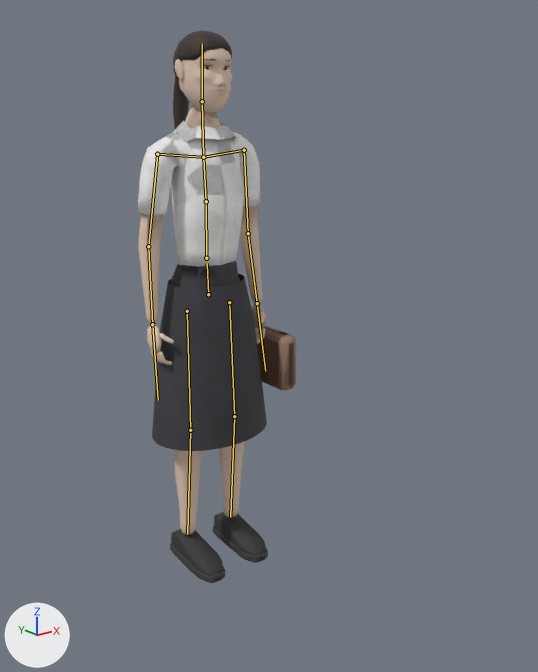
An edit to the FBX model Assets/Models/ThaiBobaShop/Characters/NPC_UniStudent.fbx, drawn before and after from the same camera.
Before and after are seen from a 50 mm camera at (-1.268, -1.888, 1.49) aimed at (0.064, -0.223, 0.824). Lighting does not change. The marker at lower left points along +X, +Y and +Z. The older version comes first. The bones that change, and the others that lie on the model, are drawn over the model as lines.

Names of what the first picture shows: 'NPC_UniStudent', 'NPC_UniStudent_LOD1'.
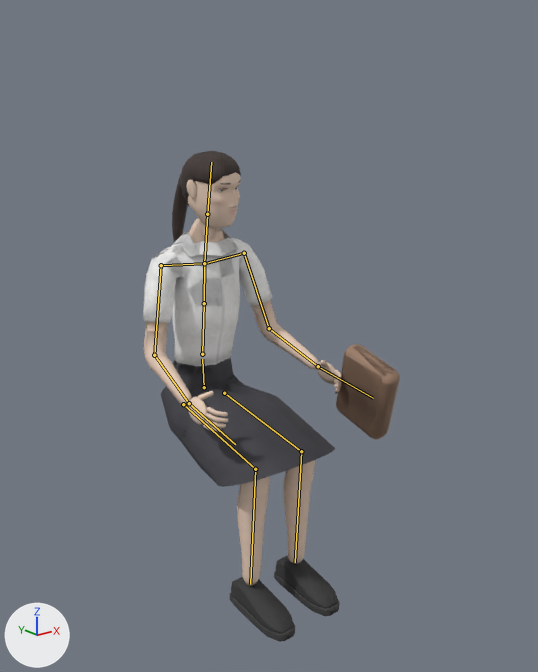
The newer file adds an action. The first version stands in its rest pose; the second is drawn at frame 37 of the action 'Sit'.

What the commit changed:
Bone 'Hips' (bone_hips) moves from (0.0, 0.0, 0.0) to (0.0, -0.321, -0.049).
Bone 'Spine' (bone_spine) turns from (0, 0, 0) to (4, 0, 0) degrees about its own x, y and z.
Bone 'Chest' (bone_chest) turns from (0, 0, 0) to (4, 0, 0) degrees about its own x, y and z.
Bone 'Head' (bone_head) turns from (0, 0, 0) to (-1, 14, -1) degrees about its own x, y and z.
Bone 'UpperArm.L' (bone_upperarm_l) turns from (0, 0, 0) to (-22, -4, -10) degrees about its own x, y and z.
Bone 'LowerArm.L' (bone_lowerarm_l) turns from (0, 0, 0) to (-48, -4, -2) degrees about its own x, y and z.
Bone 'Hand.L' (bone_hand_l) turns from (0, 0, 0) to (-10, 0, 0) degrees about its own x, y and z.
Bone 'UpperArm.R' (bone_upperarm_r) turns from (0, 0, 0) to (-22, 4, 10) degrees about its own x, y and z.
Bone 'LowerArm.R' (bone_lowerarm_r) turns from (0, 0, 0) to (-48, 4, 2) degrees about its own x, y and z.
Bone 'Hand.R' (bone_hand_r) turns from (0, 0, 0) to (-10, 0, 0) degrees about its own x, y and z.
Bone 'UpperLeg.L' (bone_upperleg_l) turns from (0, 0, 0) to (-78, -2, 0) degrees about its own x, y and z.
Bone 'LowerLeg.L' (bone_lowerleg_l) turns from (0, 0, 0) to (77, 0, 0) degrees about its own x, y and z.
Bone 'UpperLeg.R' (bone_upperleg_r) turns from (0, 0, 0) to (-78, 2, 0) degrees about its own x, y and z.
Bone 'LowerLeg.R' (bone_lowerleg_r) turns from (0, 0, 0) to (77, 0, 0) degrees about its own x, y and z.

Changed parts and their boxes (x1, y1, x2, y2) in the pictures (538 x 672 px):
'NPC_UniStudent', posed (62% wider, 11% shorter)
    before: (138, 31, 296, 583)
    after: (143, 151, 400, 641)
'NPC_UniStudent_LOD1', posed (63% wider, 11% shorter)
    before: (138, 30, 295, 583)
    after: (144, 151, 400, 642)
bone 'Hips', root to tip
    before: (208, 294) to (207, 263)
    after: (204, 387) to (202, 359)
bone 'Spine', root to tip
    before: (206, 258) to (206, 201)
    after: (202, 354) to (204, 303)
bone 'Chest', root to tip
    before: (206, 201) to (203, 157)
    after: (204, 303) to (204, 263)
bone 'Head', root to tip
    before: (202, 101) to (202, 43)
    after: (207, 214) to (211, 162)
bone 'UpperArm.L', root to tip
    before: (244, 150) to (248, 233)
    after: (244, 253) to (269, 328)
bone 'LowerArm.L', root to tip
    before: (248, 233) to (257, 303)
    after: (269, 328) to (318, 366)
bone 'Hand.L', root to tip
    before: (257, 303) to (265, 371)
    after: (318, 366) to (373, 398)
bone 'UpperArm.R', root to tip
    before: (157, 154) to (148, 246)
    after: (161, 265) to (154, 355)
bone 'LowerArm.R', root to tip
    before: (148, 246) to (152, 324)
    after: (154, 355) to (189, 403)
bone 'Hand.R', root to tip
    before: (152, 324) to (158, 400)
    after: (189, 403) to (235, 444)
bone 'UpperLeg.L', root to tip
    before: (229, 302) to (234, 416)
    after: (224, 393) to (301, 451)
bone 'LowerLeg.L', root to tip
    before: (234, 416) to (230, 517)
    after: (301, 451) to (295, 562)
bone 'UpperLeg.R', root to tip
    before: (187, 311) to (190, 430)
    after: (183, 404) to (255, 469)
bone 'LowerLeg.R', root to tip
    before: (190, 430) to (187, 534)
    after: (255, 469) to (250, 584)
